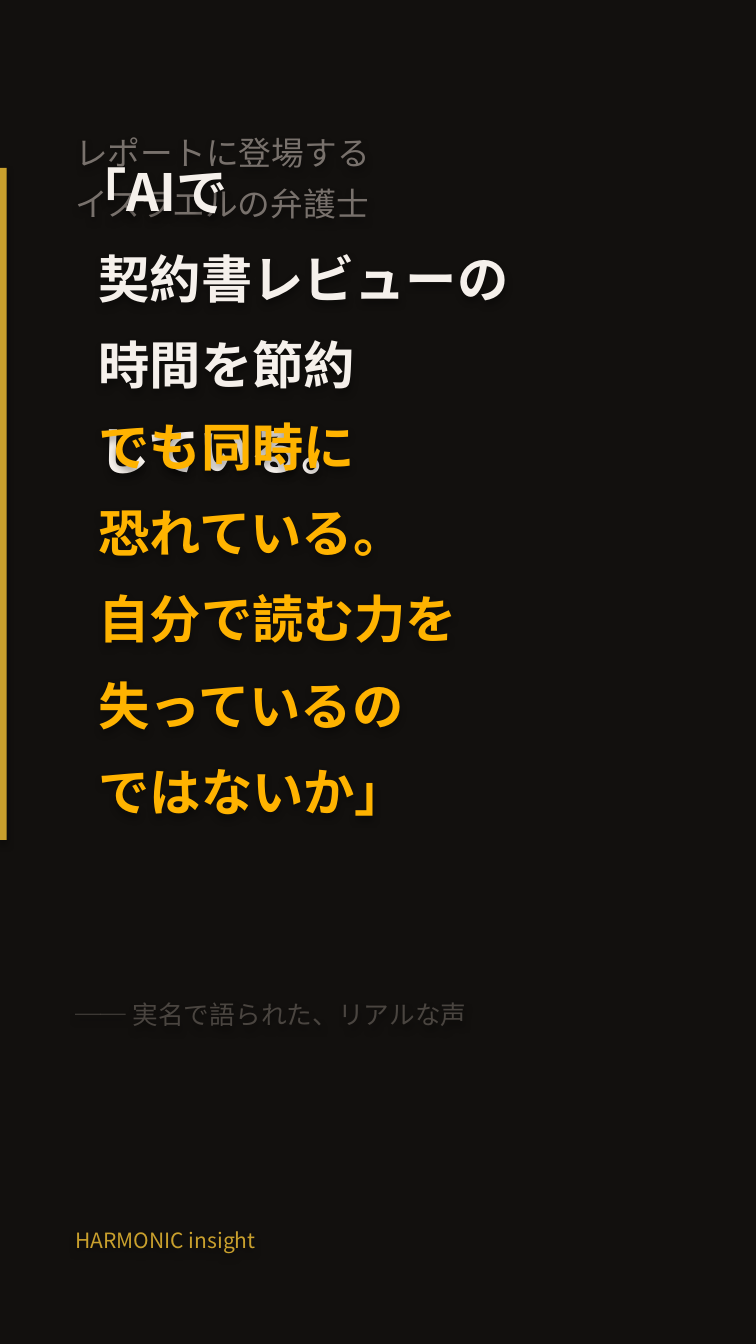
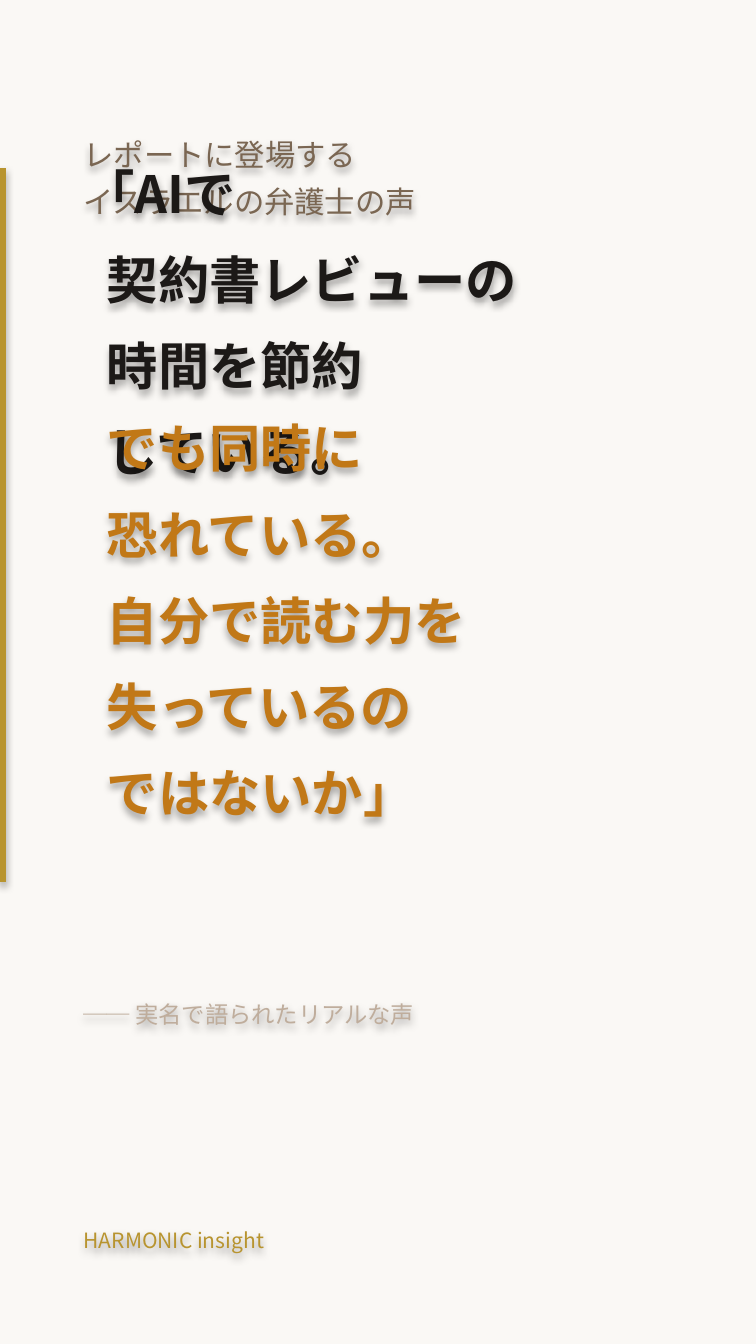
Before and after one commit to HarmonicInsight/harmonic-marketing, a slide deck: slide 3 of content/youtube/shorts/SHORT_NEWS_03_anthropic_light_shade.pptx. Drawn at 756x1344 pixels with LibreOffice and Linux fonts; fonts in the diff are those of the drawing. Boxes give left, top, right and bottom in pixels: in the first picture for what was removed or moved away, otherwise in the second. Text is boxed around its words. In the diff, an @@ line names an element or a change of style, - is before the commit and + after.

```diff
--- a/content/youtube/shorts/SHORT_NEWS_03_anthropic_light_shade.pptx
+++ b/content/youtube/shorts/SHORT_NEWS_03_anthropic_light_shade.pptx
@@ background #12100E to #FAF8F5 @@
@@ text "レポートに登場する": place and size @@
-text "レポートに登場する" at (75,137,369,219)
+text "レポートに登場する" at (84,140,416,218)
@@ text at (84,140,356,174): size 14 to 13 pt, text colour #78716C to #7A6652 in "レポートに登場する" @@
@@ rectangle: place and size @@
-rectangle at (0,168,7,840)
+rectangle at (0,168,5,882)
@@ rectangle at (0,168,5,882): fill #C9A02D to #B8942F @@
@@ text at (84,182,416,218): text changed; size 14 to 13 pt; text colour #78716C to #7A6652 @@
-イスラエルの弁護士
+イスラエルの弁護士の声
@@ text "「AIで": place and size @@
-text "「AIで" at (98,254,508,474)
+text "「AIで" at (107,255,517,484)
@@ text "「AIで" at (107,255,517,484): text colour #F5F0EB to #1C1917 @@
@@ text "でも同時に": place and size @@
-text "でも同時に" at (98,422,457,816)
+text "でも同時に" at (107,415,466,821)
@@ text "でも同時に" at (107,415,466,821): text colour #FFB300 to #C17817 @@
@@ text at (135,1003,414,1025): text changed; size 11 to 10 pt; text colour #4A4540 to #BFAD9C @@
-── 実名で語られた、リアルな声
+── 実名で語られたリアルな声
@@ text "HARMONIC insight": place and size @@
-text "HARMONIC insight" at (75,1231,256,1253)
+text "HARMONIC insight" at (84,1231,264,1253)
@@ text "HARMONIC insight" at (84,1231,264,1253): text colour #C9A02D to #B8942F @@
```
Also in this commit, not shown: 4 other slides changed, 3 other files.
